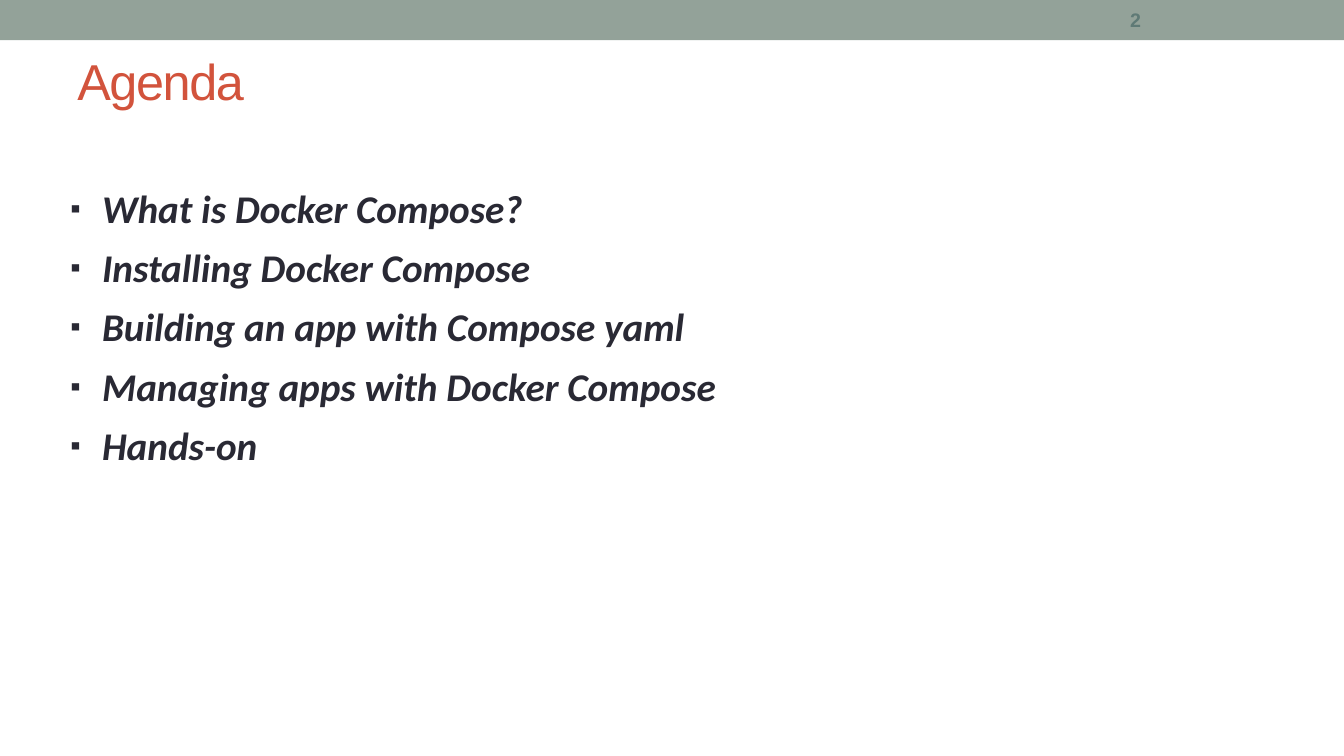
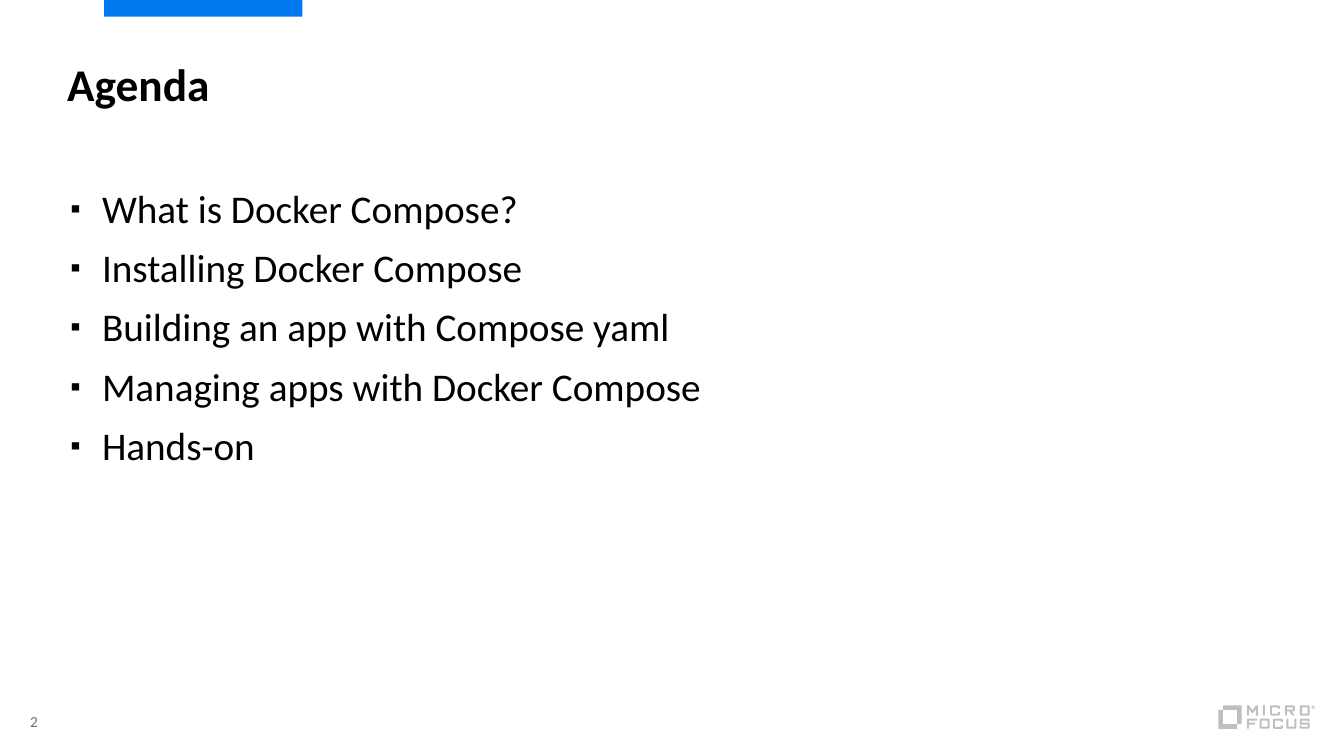
Before and after one commit to shrey-d/msrit-docker, a slide deck: slide 2 of Session_3/02_Docker_Compose.pptx. Drawn at 1344x756 pixels with LibreOffice and Linux fonts; fonts in the diff are those of the drawing. Boxes give left, top, right and bottom in pixels: in the first picture for what was removed or moved away, otherwise in the second. Text is boxed around its words. In the diff, an @@ line names an element or a change of style, - is before the commit and + after.

Commit message:
Updated slides and added new yaml for Windows

```diff
--- a/Session_3/02_Docker_Compose.pptx
+++ b/Session_3/02_Docker_Compose.pptx
@@ rectangle removed at [0,0,1344,40] @@
@@ rectangle added at [104,0,302,17], fill #0079EF @@
@@ title "Agenda" at [67,69,209,109]: size 36 to 32.4 pt, font Arial to Calibri, text colour #D2533C to #000000, letter spacing -1 to 0 pt, bold on; line spacing 1 to 0.9; vertical alignment middle to top @@
@@ text "What is Docker Compose?" at [102,195,701,461]: text colour #292934 to #000000, bold off, italic off @@
@@ page number: place and size @@
-page number at [1130,14,1141,27]
+page number at [30,717,38,727]
@@ page number at [30,717,38,727]: size 14 to 11 pt, font Arial to Calibri, bold off @@
@@ group added at [1219,706,1316,729]: 12 freeform shapes, 1 rectangle @@
```
Also in this commit, not shown: 10 other slides changed, 2 other files.
